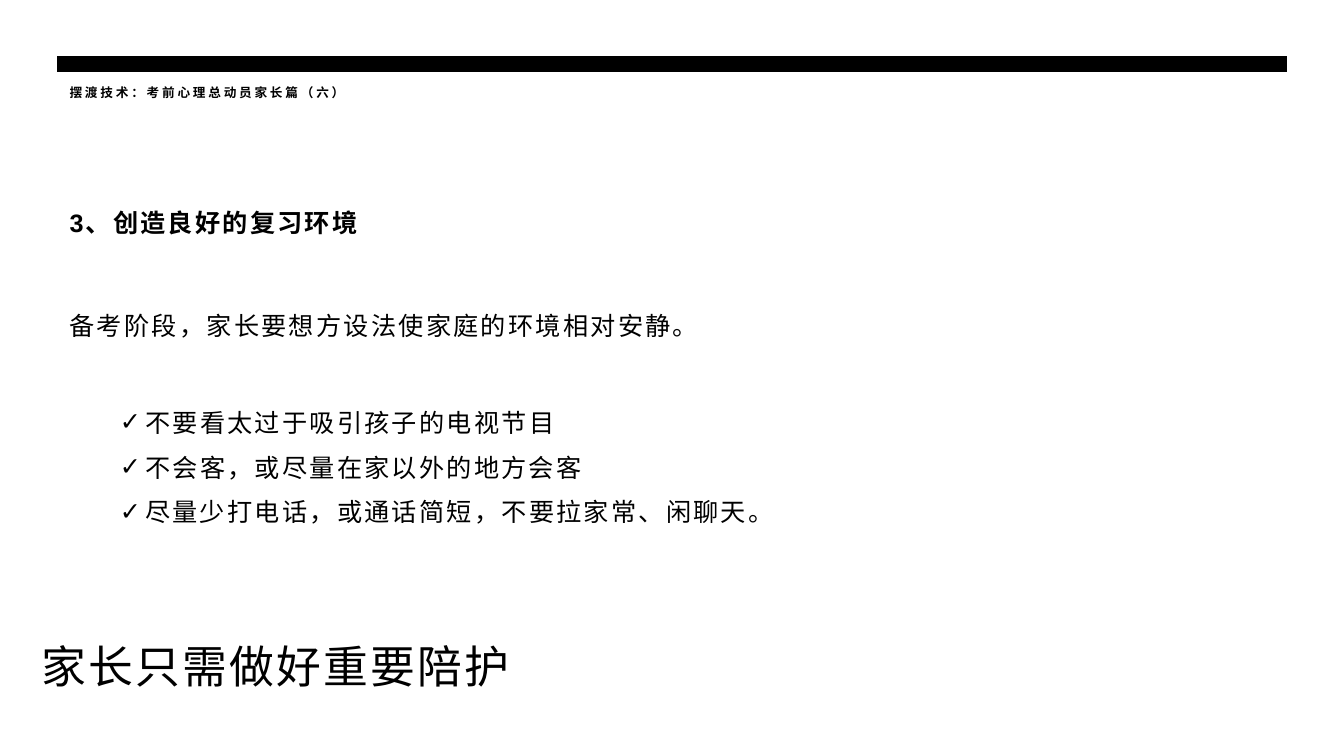
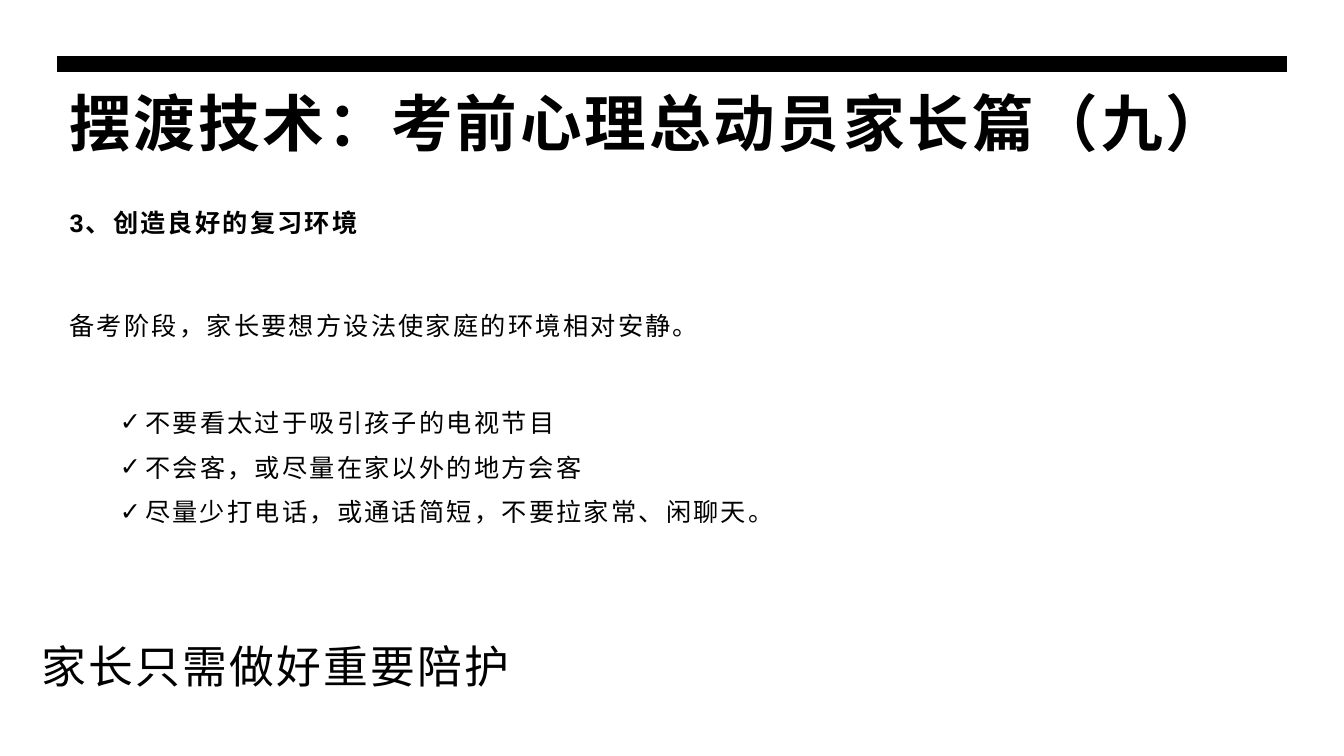
Before and after one commit to panxibei/writing, a slide deck: slide 10 of 44_心理学/30_浥尘伙伴社团原创：中高考音乐减压心理训练/PPT制作素材/浥尘伙伴社团原创：中高考音乐减压心理训练.pptx. Drawn at 1344x756 pixels with LibreOffice and Linux fonts; fonts in the diff are those of the drawing. Boxes give left, top, right and bottom in pixels: in the first picture for what was removed or moved away, otherwise in the second. Text is boxed around its words. In the diff, an @@ line names an element or a change of style, - is before the commit and + after.

```diff
--- a/44_心理学/30_浥尘伙伴社团原创：中高考音乐减压心理训练/PPT制作素材/浥尘伙伴社团原创：中高考音乐减压心理训练.pptx
+++ b/44_心理学/30_浥尘伙伴社团原创：中高考音乐减压心理训练/PPT制作素材/浥尘伙伴社团原创：中高考音乐减压心理训练.pptx
@@ title at bbox=[70, 93, 1227, 152]: text changed; size 9 to 44 pt @@
-摆渡技术：考前心理总动员家长篇（六）
+摆渡技术：考前心理总动员家长篇（九）
```
Also in this commit, not shown: 32 other slides changed.
